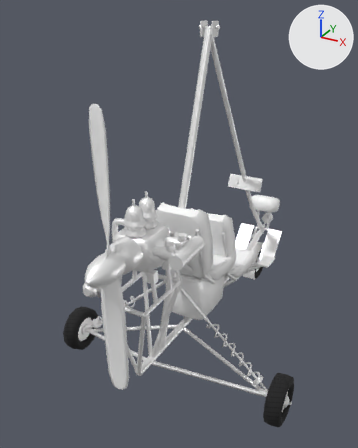
Renders of the Blender file assets/source/trike/trike.blend from each side of a commit.
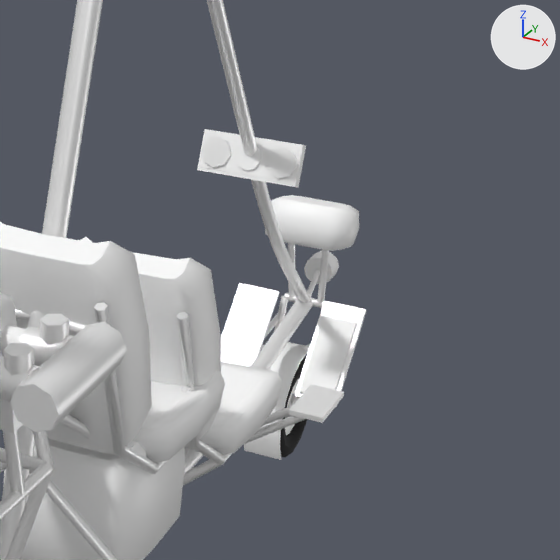
Old and new are each drawn whole from a 50 mm lens placed at (1.51, -3.17, 0.13), pointed at (-0.17, -0.11, -1.41) and again close up on the part from 46% to 96% of the width and 30% to 70% of the height. Arrows for +X, +Y and +Z are at upper right; the lights stay in place. The older version's two pictures come first. Objects named as collision shapes, trigger or cutter boxes, shadow casters or lower levels of detail are left out.

In view in the first close-up: 'Engine_LOD0', 'Trike_LOD0'.
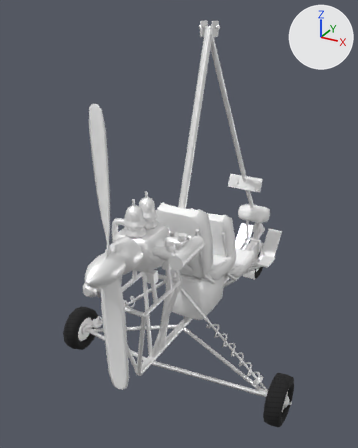
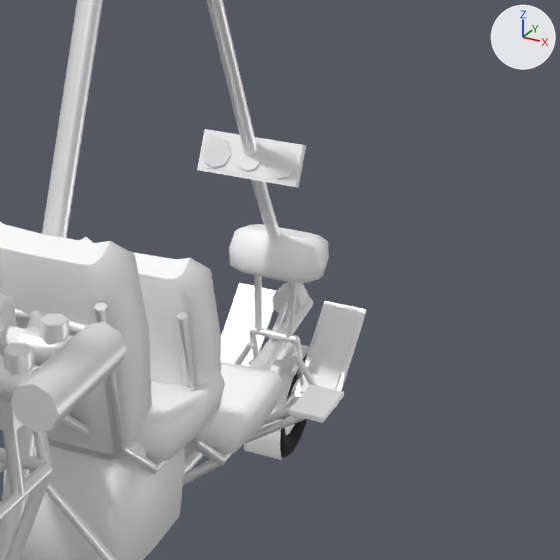
What differs and where, as boxes (x1, y1, x2, y2) in the close-ups (560 x 560 px; the box of a moved part takes in the faces that stretch with it):
```json
{"part": 1, "of": "me_trike_lod0", "change": "moved or reshaped", "before": [284, 293, 324, 308], "after": [273, 315, 296, 332]}
{"part": 2, "of": "me_trike_lod0", "change": "moved or reshaped", "after": [250, 326, 297, 343], "on screen": "not visible before"}
{"part": 3, "of": "me_trike_lod0", "change": "moved or reshaped", "before": [288, 243, 295, 298], "on screen": "not visible afterwards"}
{"part": 4, "of": "me_trike_lod0", "change": "moved or reshaped", "before": [317, 250, 329, 305], "after": [254, 275, 263, 332]}
{"part": 5, "of": "me_trike_lod0", "change": "added", "after": [285, 282, 297, 339]}
{"part": 6, "of": "me_trike_lod0", "change": "moved or reshaped", "before": [265, 196, 359, 251], "after": [229, 225, 329, 283]}
{"part": 7, "of": "me_trike_lod0", "change": "moved or reshaped", "before": [281, 195, 350, 208], "after": [247, 224, 319, 239]}
{"part": 8, "of": "me_trike_lod0", "change": "moved or reshaped", "before": [307, 270, 320, 298], "after": [272, 302, 288, 332]}
{"part": 9, "of": "me_trike_lod0", "change": "moved or reshaped", "before": [309, 251, 339, 281], "after": [276, 282, 309, 313]}
{"part": 10, "of": "me_trike_lod0", "change": "deleted", "before": [304, 257, 332, 284]}
{"part": 11, "of": "me_trike_lod0", "change": "moved or reshaped", "before": [261, 296, 311, 350], "after": [234, 289, 317, 405]}
```

The change, as JSON lines over the scene's bpy script:
```json
{"block": "me_trike_lod0", "where": "# used by ob_trike_lod0; location = (0.0, 0.0, 0.0)"}
{"op": "remove", "block": "me_trike_lod0", "code": "me_trike_lod0.from_pydata(...)  # 4089 vertices, 1911 faces; spans x -0.93..0.93, y -1.12..1.57, z -2.5..0.04"}
{"op": "add", "block": "me_trike_lod0", "code": "me_trike_lod0.from_pydata(...)  # 4113 vertices, 1919 faces; spans x -0.93..0.93, y -1.12..1.42, z -2.5..0.04"}
{"block": "me_trike_lod0", "change": "me_trike_lod0 part 1: the loose piece of 12 vertices spanning x -0.08..0.08, y 1.39..1.41, z -2.01..-1.99 is turned -90 degrees about the z axis through its middle and scaled by 1.91, then moved by (0.0, -0.15, 0.0)"}
{"block": "me_trike_lod0", "change": "me_trike_lod0 part 2: the loose piece of 12 vertices spanning x -0.15..0.15, y 1.39..1.41, z -2.26..-2.24 is scaled about its middle by (0.5, 1.21, 1.21), then moved by (0.0, -0.3, 0.25)"}
{"block": "me_trike_lod0", "change": "me_trike_lod0 part 3: the loose piece of 12 vertices spanning x -0.07..-0.04, y 1.37..1.41, z -2.0..-1.78 is multiplied about its middle by the matrix ((-0.061, -0.122, 1.343), (0.0, -1.344, -0.122), (1.349, -0.006, 0.061)), then moved by (0.05, -0.29, -0.36)"}
{"block": "me_trike_lod0", "change": "me_trike_lod0 part 4: the loose piece of 12 vertices spanning x 0.04..0.07, y 1.37..1.41, z -2.0..-1.78 is moved by (-0.11, -0.3, 0.0)"}
{"block": "me_trike_lod0", "change": "me_trike_lod0 part 5: the loose piece of 12 vertices spanning x 0.04..0.07, y 1.37..1.41, z -2.0..-1.78 is copied, and the copy is moved by (0.0, -0.3, 0.0); it spans x 0.04..0.07, y 1.07..1.11, z -2.0..-1.78"}
{"block": "me_trike_lod0", "change": "me_trike_lod0 part 6: the loose piece of 50 vertices spanning x -0.15..0.15, y 1.3..1.5, z -1.81..-1.63 is moved by (0.0, -0.3, 0.0)"}
{"block": "me_trike_lod0", "change": "me_trike_lod0 part 7: the loose piece of 10 vertices spanning x -0.11..0.11, y 1.35..1.49, z -1.67..-1.63 is moved by (0.0, -0.3, 0.0)"}
{"block": "me_trike_lod0", "change": "me_trike_lod0 part 8: the loose piece of 10 vertices spanning x -0.01..0.01, y 1.39..1.51, z -2.01..-1.92 is moved by (0.0, -0.3, 0.0)"}
{"block": "me_trike_lod0", "change": "me_trike_lod0 part 9: the loose piece of 20 vertices spanning x -0.05..0.05, y 1.5..1.57, z -1.98..-1.88 is moved by (0.0, -0.3, 0.0)"}
{"block": "me_trike_lod0", "change": "me_trike_lod0 part 10: the loose piece of 10 vertices spanning x -0.05..0.05, y 1.5, z -1.98..-1.88 is deleted"}
{"block": "me_trike_lod0", "change": "me_trike_lod0 part 11: 20 vertices moved from x -0.16..0.16, y 1.23..1.4, z -2.13..-2.0 to x -0.16..0.16, y 1.1..1.24, z -2.13..-2.0; 80 vertices removed from x -0.16..0.16, y 1.13..1.41, z -2.33..-2.0; 100 vertices added at x -0.16..0.16, y 1.09..1.27, z -2.33..-1.88"}
{"block": "me_trike_lod0", "change": "other edits to the shape of me_trike_lod0 do not show in these pictures"}
```
